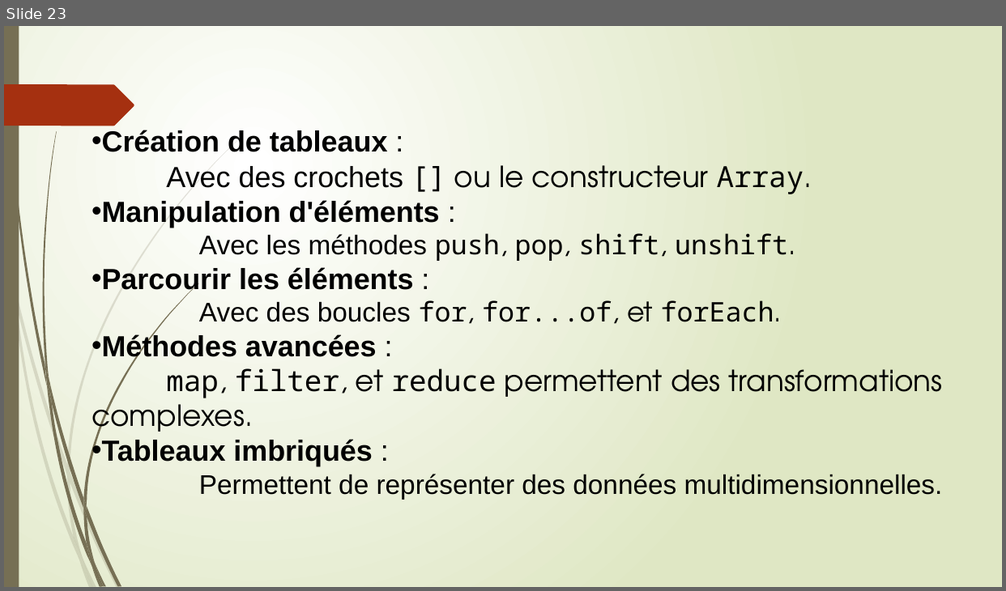
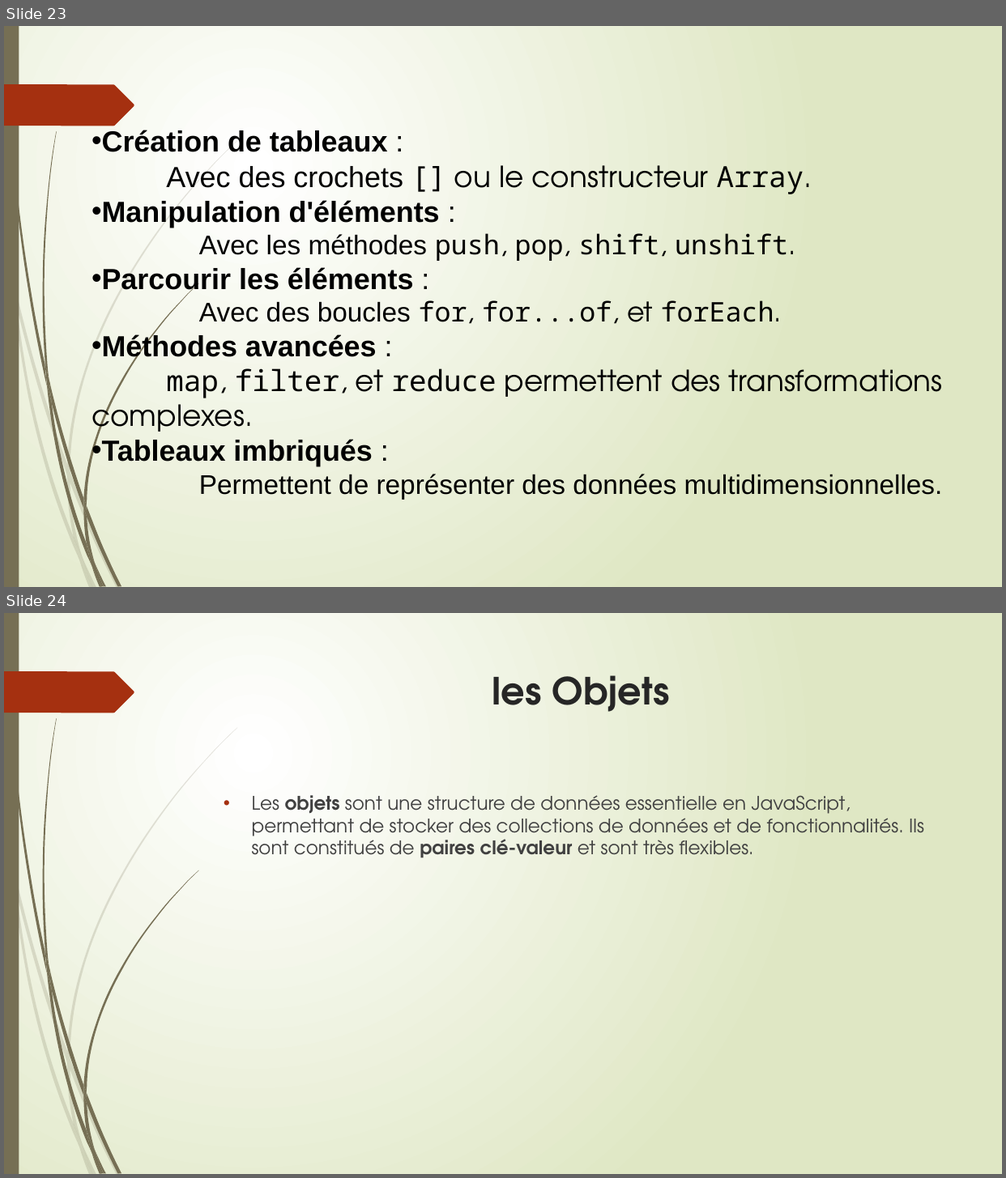
Before and after one commit to sylldevlearning/javascript, a slide deck: JavaScript.pptx. Shown one above the other, each under a label of ours: slide 23 before the commit, slides 23 and 24 after it. The pictures are 1006x591 and 1006x1178 pixels, drawn with LibreOffice and Linux fonts; fonts in the diff are those of the drawing. Boxes give left, top, right and bottom in pixels: in the first picture for what was removed or moved away, otherwise in the second. Text is boxed around its words. In the diff, an @@ line names an element or a change of style, - is before the commit and + after.

Commit message:
objet

```diff
--- a/JavaScript.pptx
+++ b/JavaScript.pptx
@@ slide 24 added at [4,613,1002,1174], background gradient #FFFFFF to #DFE8C4; not listed: 24 template elements that a slide beside it also shows @@
@@ title added at [492,675,670,712], 36 pt, text #262626, bold @@
+les Objets
@@ text added at [252,795,924,858], 18 pt, text #404040 @@
+• Les objets sont une structure de données essentielle en JavaScript, permettant de stocker des collections de données et de fonctionnalités. Ils sont constitués de paires clé-valeur et sont très flexibles.
```
Also in this commit, not shown: 6 other files.
